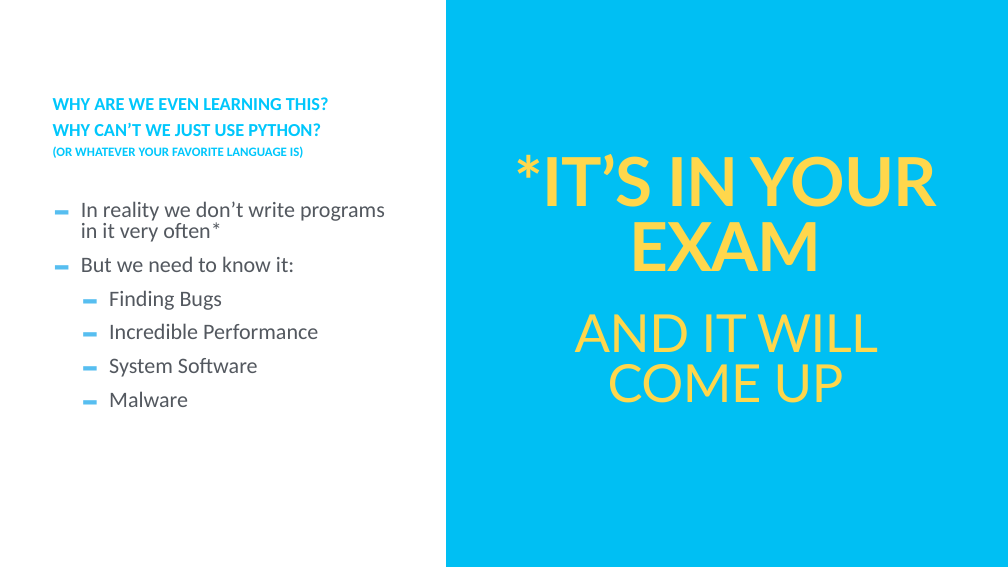
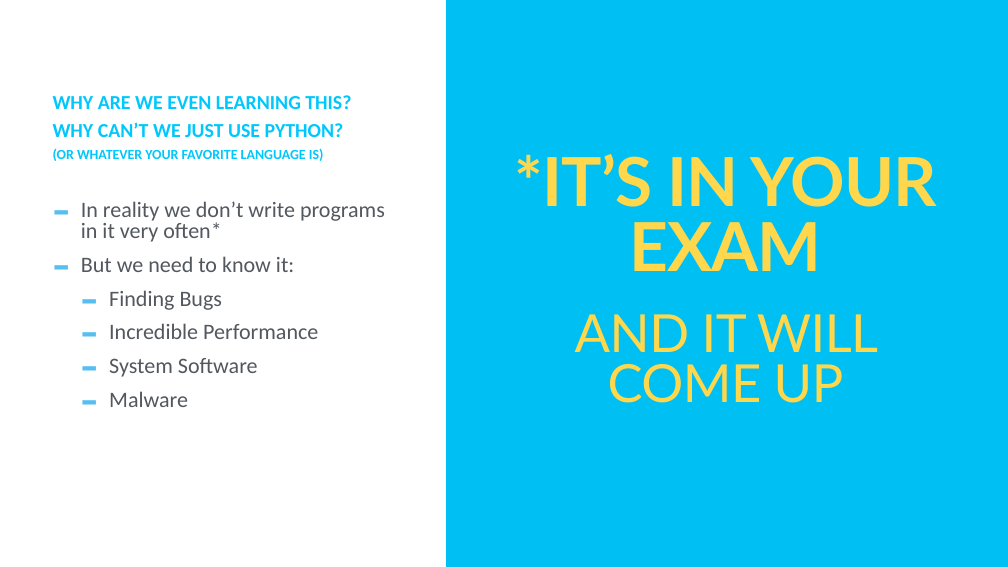
Before and after one commit to TommyWoodley/teaching, a slide deck: slide 5 of Y10/Attacks/AttacksPresentation.pptx (slide 2 before the commit). Drawn at 1008x567 pixels with LibreOffice and Linux fonts; fonts in the diff are those of the drawing. Boxes give left, top, right and bottom in pixels: in the first picture for what was removed or moved away, otherwise in the second. Text is boxed around its words. In the diff, an @@ line names an element or a change of style, - is before the commit and + after.

```diff
--- a/Y10/Attacks/AttacksPresentation.pptx
+++ b/Y10/Attacks/AttacksPresentation.pptx
@@ text "WHY ARE WE EVEN LEARNING ..." at bbox=[53, 95, 351, 161]: size 34.9 to 37.8 pt in "WHY ARE WE EVEN LEARNING THIS?", "WHY CAN’T WE JUST USE PYTHON?"; size 24.6 to 26.6 pt in "(OR WHATEVER YOUR FAVORITE LANGUAGE IS)" @@
```
Also in this commit, not shown: 3 slides added.
